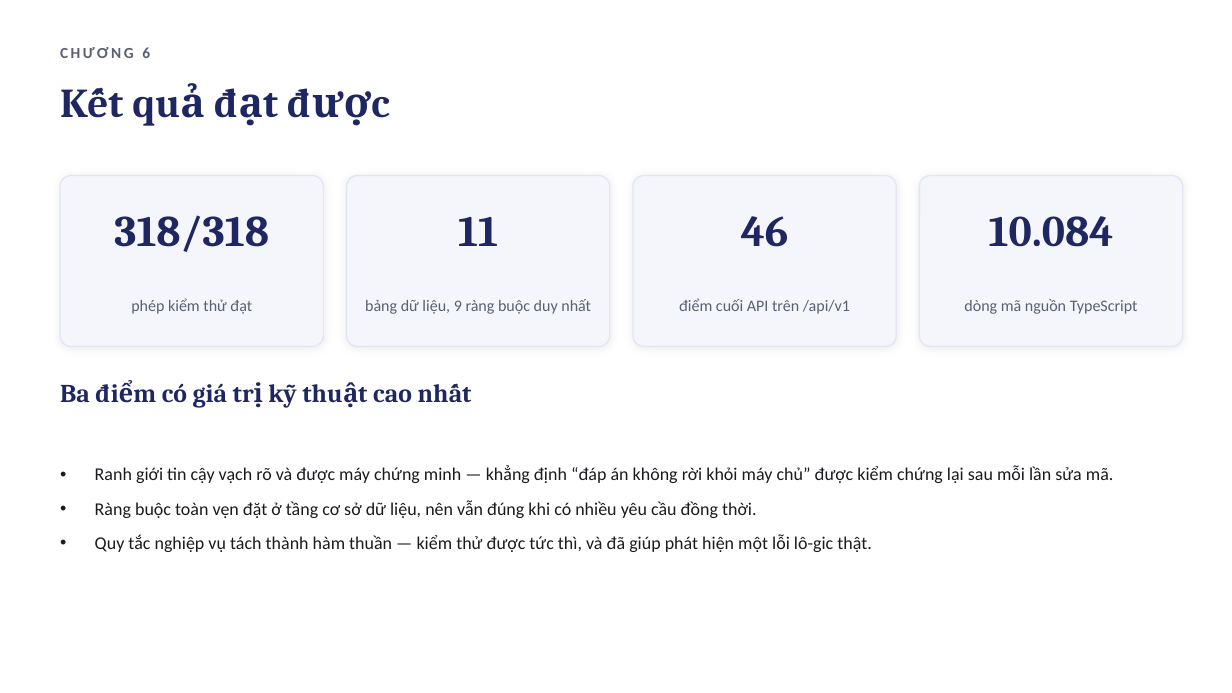
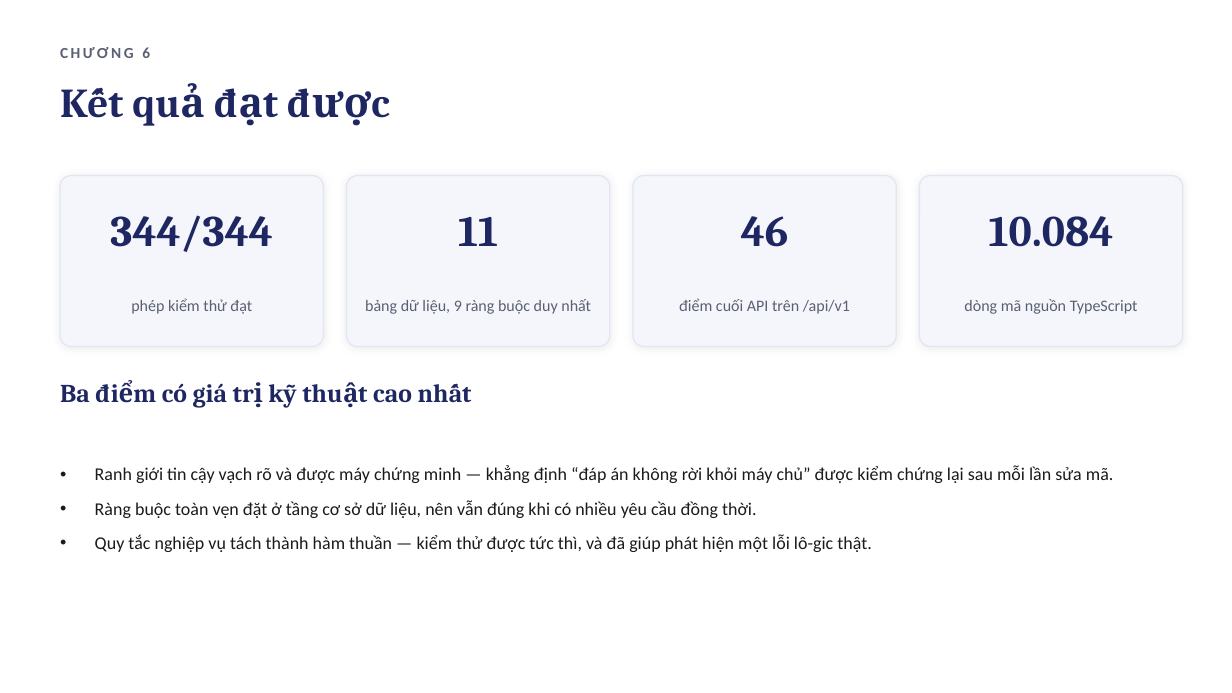
Before and after one commit to tamthientinvu-coder/FinalProjectJS, a slide deck: slide 15 of docs/SLIDE-BAO-VE-LearnQuiz.pptx. Drawn at 1232x693 pixels with LibreOffice and Linux fonts; fonts in the diff are those of the drawing. Boxes give left, top, right and bottom in pixels: in the first picture for what was removed or moved away, otherwise in the second. Text is boxed around its words. In the diff, an @@ line names an element or a change of style, - is before the commit and + after.

```diff
--- a/docs/SLIDE-BAO-VE-LearnQuiz.pptx
+++ b/docs/SLIDE-BAO-VE-LearnQuiz.pptx
@@ text at [110, 215, 273, 252]: text changed @@
-318/318
+344/344
```
Also in this commit, not shown: 2 other slides changed, 38 other files.
